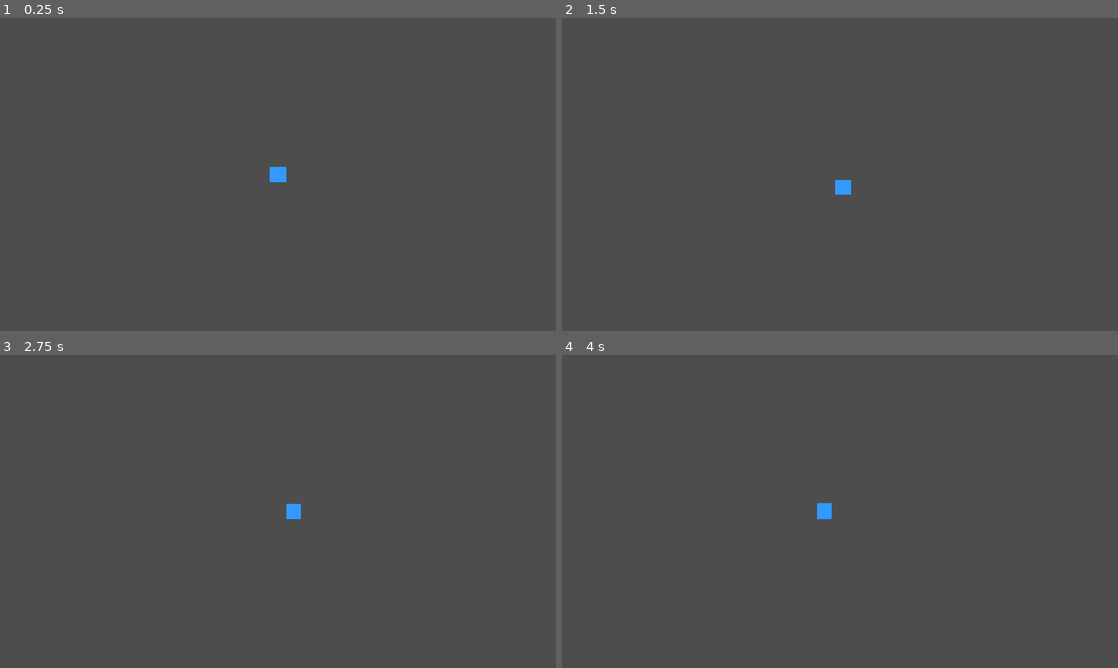
Above: before the commit, frames 1-4 (two rows, left to right).
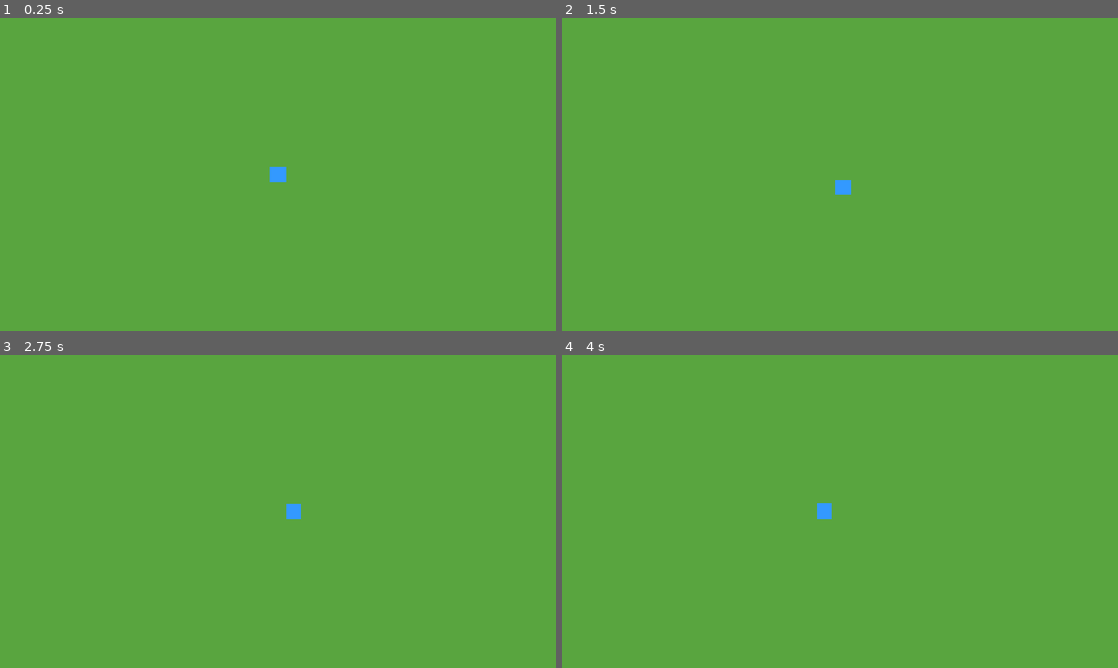
Above: after the commit, the same moments.

Repository: kimtuna/test_game
Game: Godot game, scene res://scenes/Main.tscn
Same seed, same stepped clock (60 frames per second), same inputs: the game is played once before the commit and once after it.
Inputs:
- Up to frame 1 (0.25 s): no input
- Up to frame 2 (1.5 s): tap Enter at 0.5 s; hold Right (ui_right) 0.53-1.28 s; tap Space at 1.25 s; hold Down (ui_down) from 1.28 s (still down)
- Up to frame 3 (2.75 s): tap Enter at 2 s; release Down (ui_down) at 2.03 s; hold Right (ui_right) from 2.03 s (still down)
- Up to frame 4 (4 s): tap Space at 2.75 s; release Right (ui_right) at 2.78 s; hold Up (ui_up) 2.78-3.53 s; tap Enter at 3.5 s; hold Left (ui_left) from 3.53 s (still down)

The runs differ from the first frame. In frame 1, 100% of the frame differs, in the area x 0-100%, y 0-100%; in frame 2, 100%; in frame 3, 100%; in frame 4, 100%.

Commit message:
feat: 섬 기본 지형 추가 - Terrain(Ocean/Island) 절차적 색상 스프라이트로 바다에 둘러싸인 섬 시각화 (design.md 로드맵 2단계)

Diff:
--- a/scenes/Main.tscn
+++ b/scenes/Main.tscn
@@ -1,8 +1,18 @@
-[gd_scene load_steps=2 format=3]
+[gd_scene load_steps=3 format=3]
 
 [ext_resource type="PackedScene" path="res://scenes/Player.tscn" id="1"]
+[ext_resource type="Script" path="res://scripts/terrain.gd" id="2"]
 
 [node name="Main" type="Node2D"]
 
+[node name="Terrain" type="Node2D" parent="."]
+script = ExtResource("2")
+
+[node name="Ocean" type="Sprite2D" parent="Terrain"]
+position = Vector2(576, 324)
+
+[node name="Island" type="Sprite2D" parent="Terrain"]
+position = Vector2(576, 324)
+
 [node name="Player" parent="." instance=ExtResource("1")]
 position = Vector2(576, 324)
--- /dev/null
+++ b/scripts/terrain.gd
@@ -0,0 +1,13 @@
+extends Node2D
+
+@onready var ocean: Sprite2D = $Ocean
+@onready var island: Sprite2D = $Island
+
+func _ready() -> void:
+	_set_flat_texture(ocean, 3000, 2000, Color(0.2, 0.5, 0.8))
+	_set_flat_texture(island, 2000, 1300, Color(0.35, 0.65, 0.25))
+
+func _set_flat_texture(sprite: Sprite2D, width: int, height: int, color: Color) -> void:
+	var image := Image.create(width, height, false, Image.FORMAT_RGBA8)
+	image.fill(color)
+	sprite.texture = ImageTexture.create_from_image(image)
